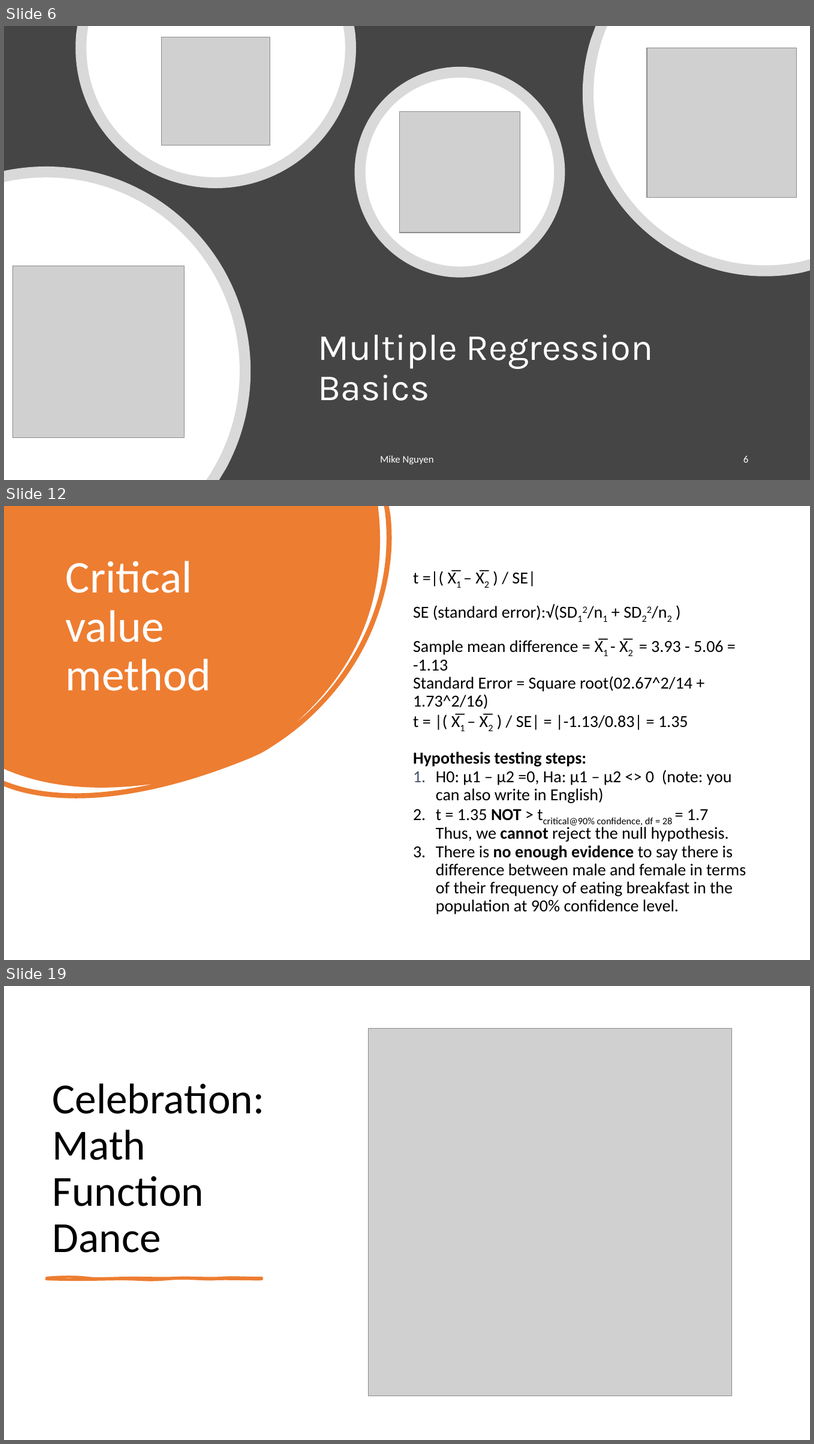
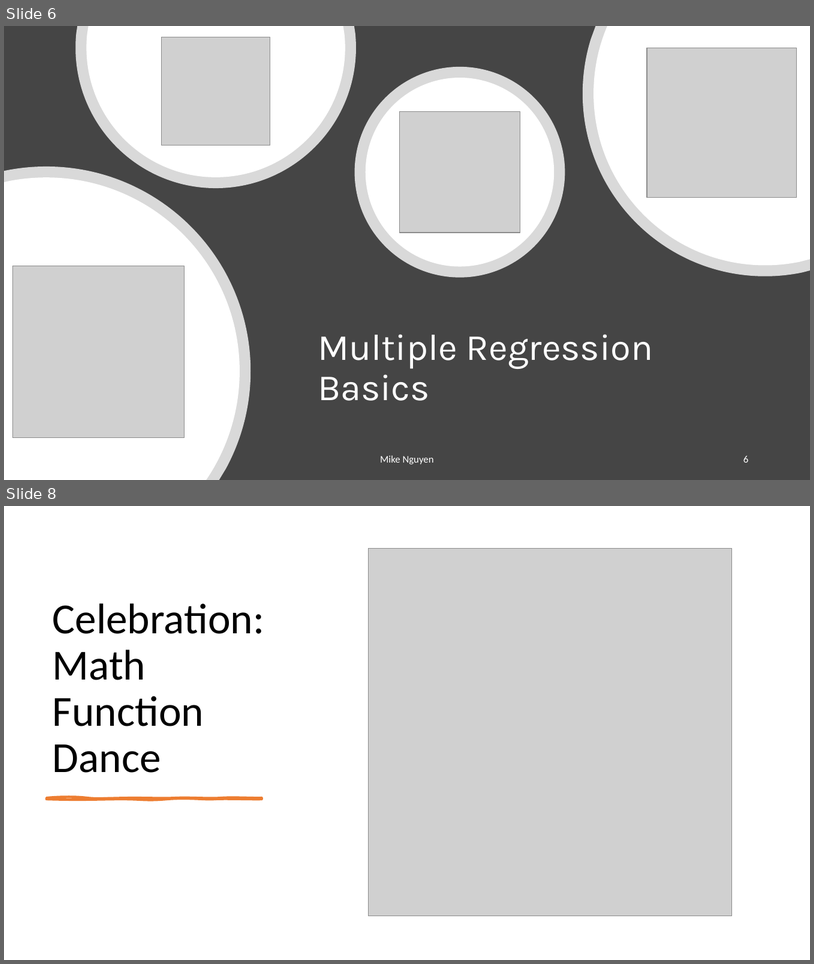
Before and after one commit to mikenguyen13/mar4050, a slide deck: lectures/12/1_multiple_regression.pptx. Shown one above the other, each under a label of ours: slides 6, 12 and 19 before the commit, slides 6 and 8 after it; the slides between them are not shown. The pictures are 814x1444 and 814x964 pixels, drawn with LibreOffice and Linux fonts; fonts in the diff are those of the drawing; grey boxes stand for pictures. Boxes give left, top, right and bottom in pixels: in the first picture for what was removed or moved away, otherwise in the second. Text is boxed around its words. In the diff, an @@ line names an element or a change of style, - is before the commit and + after.

```diff
--- a/lectures/12/1_multiple_regression.pptx
+++ b/lectures/12/1_multiple_regression.pptx
@@ slide 12 removed at [4, 506, 810, 960], background #FFFFFF @@
@@ freeform shape removed at [4, 506, 464, 878] @@
@@ title removed at [66, 561, 211, 691] @@
-Critical value method
@@ text removed at [413, 570, 746, 914] @@
-t =|( X̅1 – X̅2 ) / SE|
-SE (standard error):√(SD12/n1 + SD22/n2 )
-Sample mean difference = X̅1 - X̅2 = 3.93 - 5.06 = -1.13
-Standard Error = Square root(02.67^2/14 + 1.73^2/16)
-t = |( X̅1 – X̅2 ) / SE| = |-1.13/0.83| = 1.35
-Hypothesis testing steps:
-1. H0: μ1 – μ2 =0, Ha: μ1 – μ2 <> 0 (note: you can also write in English)
-2. t = 1.35 NOT > tcritical@90% confidence, df = 28 = 1.7 Thus, we cannot reject the null hypothesis.
-3. There is no enough evidence to say there is difference between male and female in terms of their frequency of eating breakfast in the population at 90% confidence level.
@@ what was slide 19 is now slide 8 @@
```
Also in this commit, not shown: 6 slides changed, 1 slide added, 12 other slides removed, 7 other files.
